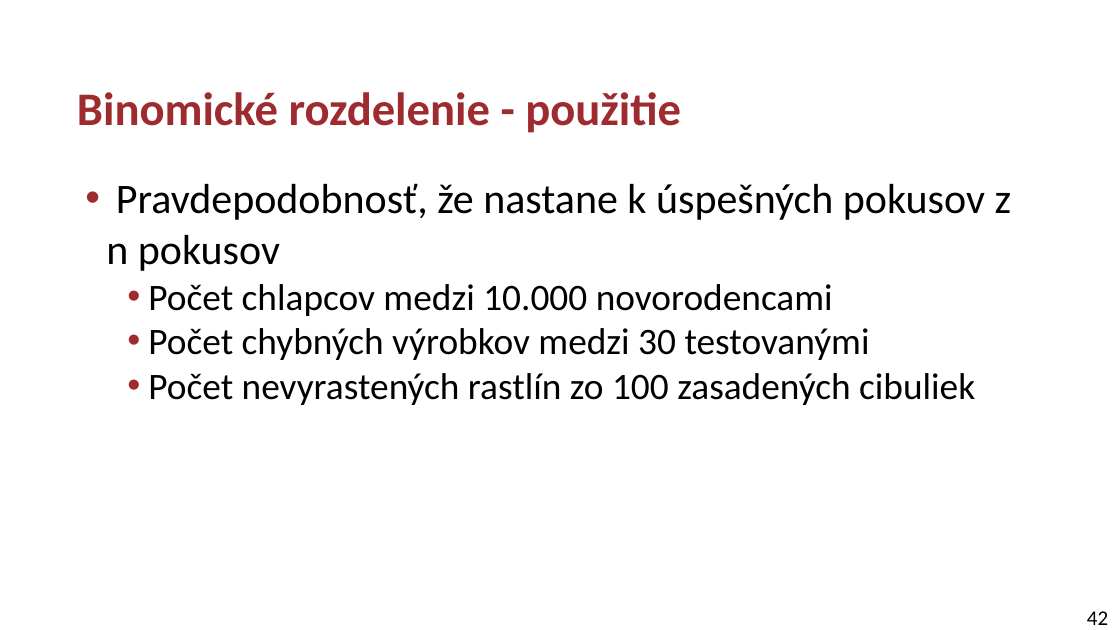
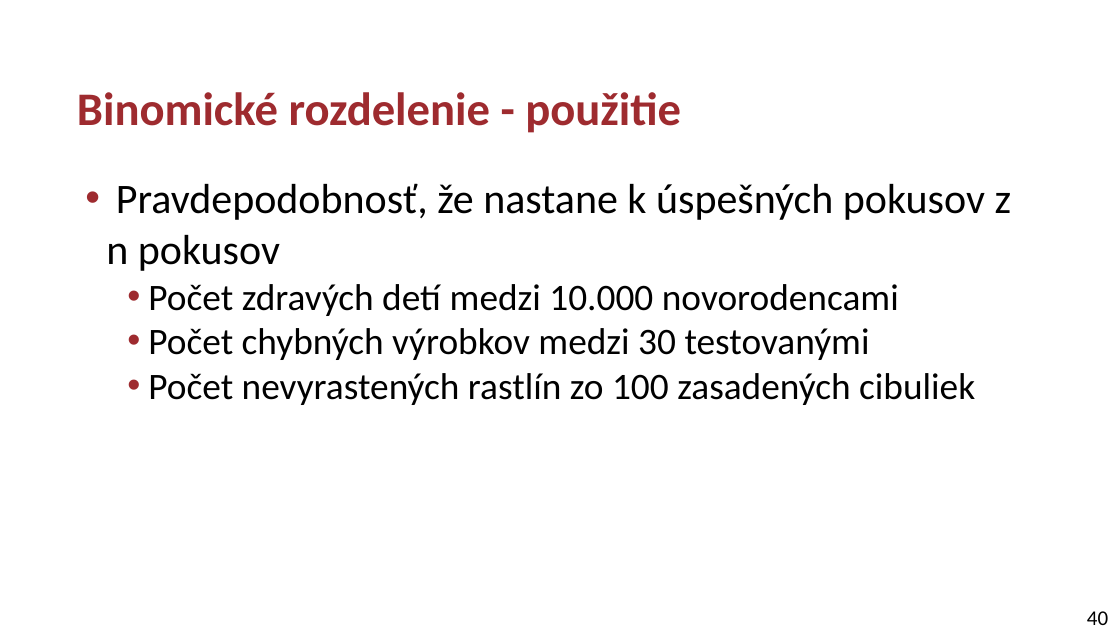
Before and after one commit to kocurvik/edu, a slide deck: slide 40 of RO/prednasky/p02.pptx (slide 42 before the commit). Drawn at 1120x630 pixels with LibreOffice and Linux fonts; fonts in the diff are those of the drawing. Boxes give left, top, right and bottom in pixels: in the first picture for what was removed or moved away, otherwise in the second. Text is boxed around its words. In the diff, an @@ line names an element or a change of style, - is before the commit and + after.

```diff
--- a/RO/prednasky/p02.pptx
+++ b/RO/prednasky/p02.pptx
@@ text at box(148, 284, 899, 316): text changed @@
-  • Počet chlapcov medzi 10.000 novorodencami
+  • Počet zdravých detí medzi 10.000 novorodencami
@@ page number at box(1087, 611, 1108, 625): text changed @@
-42
+40
```
Also in this commit, not shown: 10 other slides changed, 2 slides removed.
